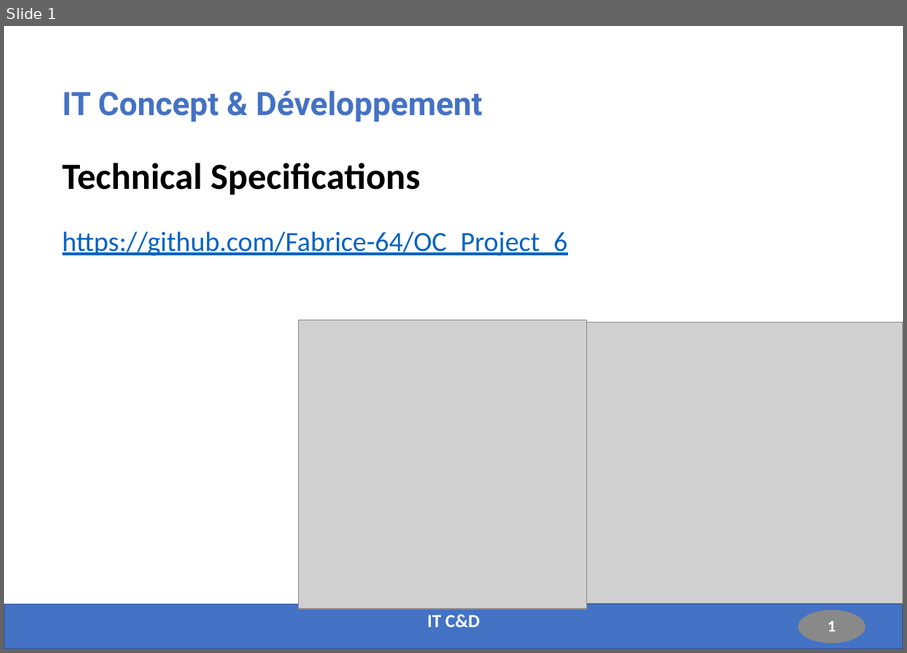
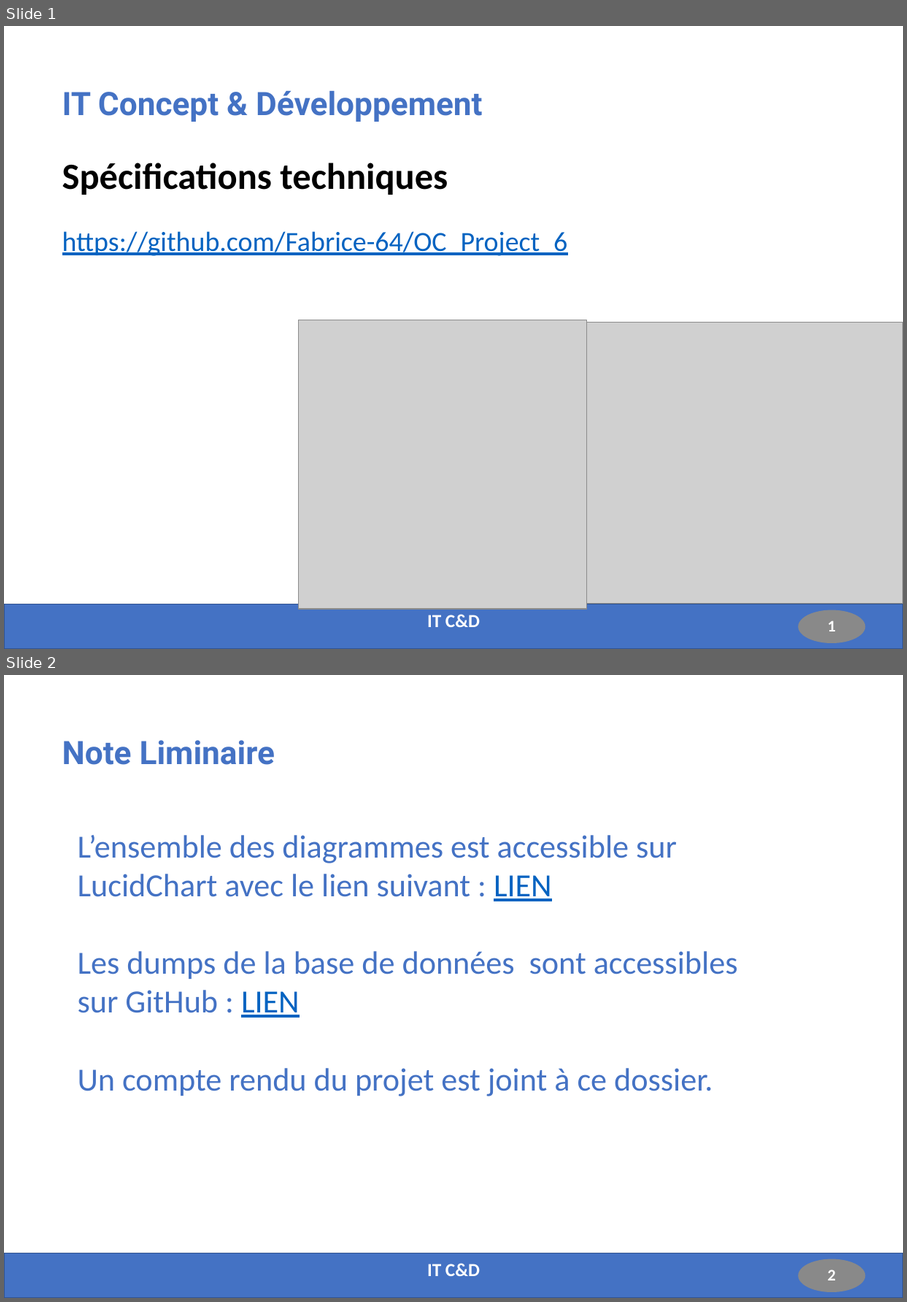
Before and after one commit to Fabrice-64/OC_Project_6, a slide deck: Presentation_Projet_6.pptx. Shown one above the other, each under a label of ours: slide 1 before the commit, slides 1 and 2 after it. The pictures are 907x653 and 907x1302 pixels, drawn with LibreOffice and Linux fonts; fonts in the diff are those of the drawing; grey boxes stand for pictures. Boxes give left, top, right and bottom in pixels: in the first picture for what was removed or moved away, otherwise in the second. Text is boxed around its words. In the diff, an @@ line names an element or a change of style, - is before the commit and + after.

Commit message:
Deliverables for the project presentation

```diff
--- a/Presentation_Projet_6.pptx
+++ b/Presentation_Projet_6.pptx
@@ slide 2 added at bbox=[4, 675, 903, 1298], background #FFFFFF; not listed: 2 template elements that a slide beside it also shows @@
@@ title added at bbox=[62, 740, 275, 765], 28 pt, text #4472C4, bold @@
+Note Liminaire
@@ text added at bbox=[78, 835, 738, 1096], 28 pt, text #4472C4 @@
+L’ensemble des diagrammes est accessible sur LucidChart avec le lien suivant : LIEN
+Les dumps de la base de données sont accessibles sur GitHub : LIEN
+Un compte rendu du projet est joint à ce dossier.
@@ text added at bbox=[427, 1263, 480, 1276], 16 pt, text #FFFFFF, bold @@
+IT C&D
@@ slide 1 changed as well @@
@@ title at bbox=[62, 91, 568, 256]: text changed @@
-IT Concept & Développement
-Technical Specifications
-https://github.com/Fabrice-64/OC_Project_6
+IT Concept & Développement
+Spécifications techniques
+https://github.com/Fabrice-64/OC_Project_6
```
Also in this commit, not shown: 3 other slides changed, 4 other slides added, 3 slides removed, 16 other files.
